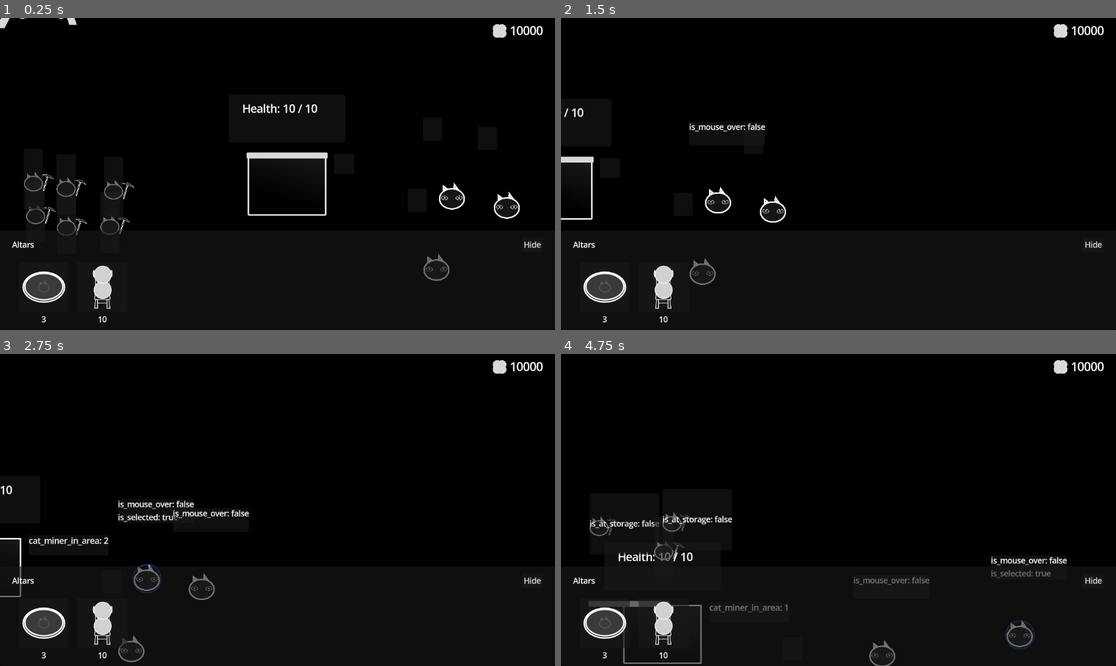
Above: before the commit, frames 1-4 (two rows, left to right).
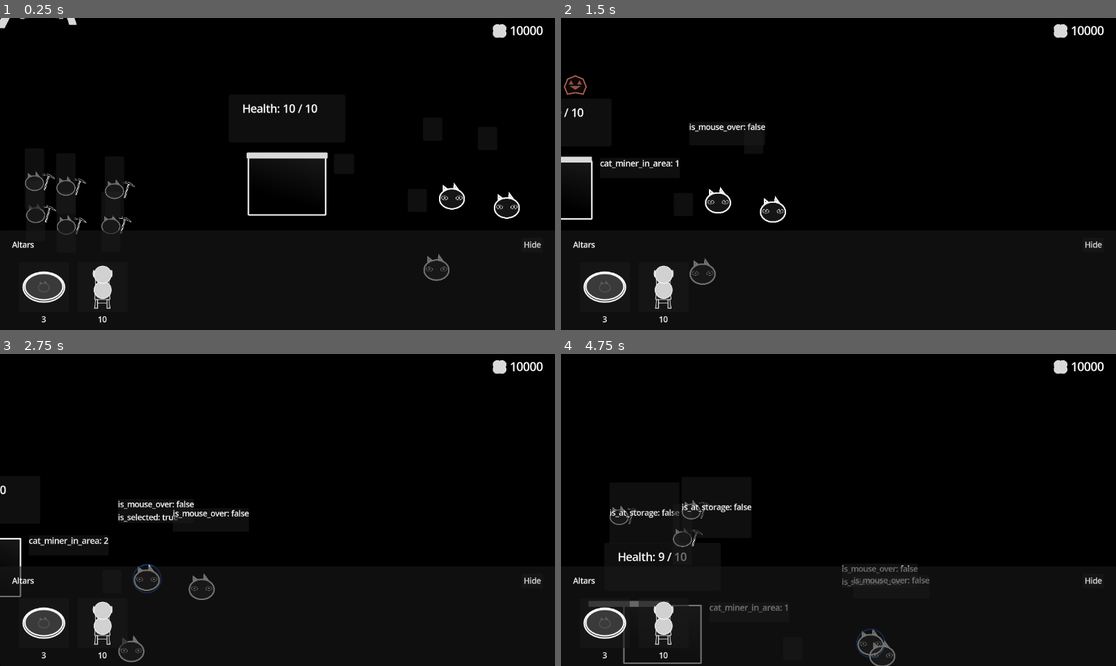
Above: after the commit, the same moments.

Repository: KANAjetzt/ld55-summoning
Game: Godot game, scene res://main.tscn
The game is run twice, just before and just after one commit, with the same random seed, the same clock (stepped at 60 frames per second) and the same inputs.
Inputs (mouse positions are in pixels of both pictures, inside the frame that each line leads up to):
- Up to frame 1 (0.25 s): no input
- Up to frame 2 (1.5 s): tap Enter (ui_accept) at 0.5, 0.77 s; move the mouse to (1010, 198) at 0.52 s; hold D (right) 0.53-1.28 s; tap W (top) at 0.6 s; click (1010, 198) at 0.67 s; move the mouse to (699, 292) at 1.27 s; hold A (left) from 1.28 s (still down); tap S (bottom) at 1.35 s; click (699, 292) at 1.42 s
- Up to frame 3 (2.75 s): tap Enter (ui_accept) at 1.52 s; tap W (top) at 1.55, 2.3 s; move the mouse to (438, 566) at 2.02 s; release A (left) at 2.03 s; hold D (right) from 2.03 s (still down); click (438, 566) at 2.1 s
- Up to frame 4 (4.75 s): move the mouse to (810, 572) at 2.77 s; tap W (top) at 2.85, 3.8, 4.55 s; click (810, 572) at 2.92 s; tap Enter (ui_accept) at 3.02, 3.77, 4.52 s; move the mouse to (1005, 556) at 3.52 s; release D (right) at 3.53 s; hold F 3.53-4.28 s; hold A (left) from 3.53 s (still down); move the mouse to (672, 463) at 4.27 s; tap Space at 4.35 s

The runs differ from the first frame. In frame 1, 0.6% of the frame differs, in the area x 4-25%, y 49-70%; in frame 2, 0.3%; in frame 3, less than 0.1%; in frame 4, 1.9%, in the area x 5-92%, y 46-98%.

Commit message:
feat: :sparkles: basic alians

Diff:
--- a/Aliens/alien.tscn
+++ /dev/null
@@ -1,9 +0,0 @@
-[gd_scene load_steps=2 format=3 uid="uid://bs4jl7gkqp7nx"]
-
-[ext_resource type="Texture2D" uid="uid://1i3vpi7ti8yc" path="res://Aliens/alien.png" id="1_pb080"]
-
-[node name="Alien" type="Node2D"]
-
-[node name="Sprite2D" type="Sprite2D" parent="."]
-scale = Vector2(0.5, 0.5)
-texture = ExtResource("1_pb080")
--- a/Altars/Chair/chair_data.tres
+++ b/Altars/Chair/chair_data.tres
@@ -3,7 +3,7 @@
 [ext_resource type="PackedScene" uid="uid://cal7tnnv6ymk7" path="res://Altars/Chair/chair.tscn" id="1_h2v51"]
 [ext_resource type="Script" path="res://Altars/_definitions/altar_data.gd" id="2_mgeja"]
 [ext_resource type="Texture2D" uid="uid://n3o6covmfveo" path="res://Altars/Chair/chair_icon.png" id="2_reaxa"]
-[ext_resource type="PackedScene" uid="uid://blici2djpfp25" path="res://Cats/cat_warrior.tscn" id="3_6u3xi"]
+[ext_resource type="PackedScene" uid="uid://blici2djpfp25" path="res://Entities/Cats/cat_warrior.tscn" id="3_6u3xi"]
 
 [resource]
 script = ExtResource("2_mgeja")
--- a/Altars/FoodBowl/food_bowl_data.tres
+++ b/Altars/FoodBowl/food_bowl_data.tres
@@ -3,7 +3,7 @@
 [ext_resource type="Script" path="res://Altars/_definitions/altar_data.gd" id="1_83e51"]
 [ext_resource type="PackedScene" uid="uid://75f6lvivf5wu" path="res://Altars/FoodBowl/bowl.tscn" id="1_kxkot"]
 [ext_resource type="Texture2D" uid="uid://qdrfd4ch8mqm" path="res://Altars/FoodBowl/bowl_icon.png" id="2_3f355"]
-[ext_resource type="PackedScene" uid="uid://bnjd3xnekunev" path="res://Cats/cat_miner.tscn" id="3_g70my"]
+[ext_resource type="PackedScene" uid="uid://bnjd3xnekunev" path="res://Entities/Cats/cat_miner.tscn" id="3_g70my"]
 
 [resource]
 script = ExtResource("1_83e51")
--- a/Buildings/mine.gd
+++ b/Buildings/mine.gd
@@ -14,12 +14,14 @@
 @onready var info_bar: UIInfoBar = %InfoBar
 @onready var entrance: Area2D = %Entrance
 @onready var entrance_shape: CollisionShape2D = %EntranceShape
+@onready var take_damage_zone: BuildingTakeDamageZone = %TakeDamageZone
 
 
 func _ready() -> void:
 	Global.add_mine(self)
 	info_bar.set_health(health_current, health_max)
 	info_bar.set_capacity(capacity_current, capacity_max)
+	take_damage_zone.building = self
 
 
 func _exit_tree() -> void:
--- a/Buildings/mine.tscn
+++ b/Buildings/mine.tscn
@@ -1,8 +1,9 @@
-[gd_scene load_steps=6 format=3 uid="uid://b4a73ga7o86ma"]
+[gd_scene load_steps=8 format=3 uid="uid://b4a73ga7o86ma"]
 
 [ext_resource type="Script" path="res://Buildings/mine.gd" id="1_5omvh"]
 [ext_resource type="Texture2D" uid="uid://ebtvmsxs333o" path="res://Buildings/mine.png" id="1_nqqe4"]
 [ext_resource type="PackedScene" uid="uid://cqf2t0k4fmlo2" path="res://Buildings/info_bar.tscn" id="3_oo2kx"]
+[ext_resource type="PackedScene" uid="uid://65keh6u0cb7e" path="res://Buildings/take_damage_zone.tscn" id="4_dflbt"]
 
 [sub_resource type="CapsuleShape2D" id="CapsuleShape2D_447gq"]
 radius = 80.0
@@ -10,6 +11,9 @@
 
 [sub_resource type="CircleShape2D" id="CircleShape2D_r4olf"]
 radius = 420.039
+
+[sub_resource type="CircleShape2D" id="CircleShape2D_bbodx"]
+radius = 140.727
 
 [node name="Mine" type="Node2D" groups=["mines"]]
 scale = Vector2(0.35, 0.35)
@@ -43,5 +47,15 @@
 [node name="CollisionShape2D" type="CollisionShape2D" parent="Awarnesse"]
 shape = SubResource("CircleShape2D_r4olf")
 
+[node name="TakeDamageZone" parent="." instance=ExtResource("4_dflbt")]
+unique_name_in_owner = true
+scale = Vector2(1, 1)
+
+[node name="CollisionShape2D" type="CollisionShape2D" parent="TakeDamageZone"]
+position = Vector2(28.5714, 2.85714)
+scale = Vector2(1, 1)
+shape = SubResource("CircleShape2D_bbodx")
+debug_color = Color(0.73757, 0.443148, 0.416458, 0.42)
+
 [connection signal="body_entered" from="Awarnesse" to="." method="_on_awarnesse_body_entered"]
 [connection signal="body_exited" from="Awarnesse" to="." method="_on_awarnesse_body_exited"]
--- a/Buildings/storage.gd
+++ b/Buildings/storage.gd
@@ -20,6 +20,7 @@
 @onready var animation_player: AnimationPlayer = %AnimationPlayer
 @onready var debug_panel: UIDebugPanel = %DebugPanel
 @onready var lid: Sprite2D = %Lid
+@onready var take_damage_zone: BuildingTakeDamageZone = %TakeDamageZone
 
 
 func _ready() -> void:
@@ -27,6 +28,7 @@
 
 	info_bar.set_health(health_current, health_max)
 	info_bar.hide_capacity()
+	take_damage_zone.building = self
 
 	debug_panel.add_label("")
 
--- a/Buildings/storage.tscn
+++ b/Buildings/storage.tscn
@@ -1,10 +1,11 @@
-[gd_scene load_steps=11 format=3 uid="uid://b6lwml3cddh7x"]
+[gd_scene load_steps=13 format=3 uid="uid://b6lwml3cddh7x"]
 
 [ext_resource type="Script" path="res://Buildings/storage.gd" id="1_ggwxb"]
 [ext_resource type="Texture2D" uid="uid://cwggwumpvkcvk" path="res://Buildings/storage_container.png" id="1_x56mw"]
 [ext_resource type="Texture2D" uid="uid://dnl5e5ggpig16" path="res://Buildings/storage_lid.png" id="2_h7avv"]
 [ext_resource type="PackedScene" uid="uid://cqf2t0k4fmlo2" path="res://Buildings/info_bar.tscn" id="2_waxv6"]
 [ext_resource type="PackedScene" uid="uid://ck7pp5vhb1ofp" path="res://Debug/debug_panel.tscn" id="5_p5tba"]
+[ext_resource type="PackedScene" uid="uid://65keh6u0cb7e" path="res://Buildings/take_damage_zone.tscn" id="6_muj3e"]
 
 [sub_resource type="RectangleShape2D" id="RectangleShape2D_f1w4a"]
 size = Vector2(485.714, 382.857)
@@ -48,6 +49,9 @@
 "RESET": SubResource("Animation_fe7vj"),
 "open": SubResource("Animation_sm5ob")
 }
+
+[sub_resource type="RectangleShape2D" id="RectangleShape2D_c7ne1"]
+size = Vector2(385.714, 268.572)
 
 [node name="Storage" type="StaticBody2D"]
 scale = Vector2(0.35, 0.35)
@@ -94,5 +98,17 @@
 "": SubResource("AnimationLibrary_1a5ss")
 }
 
+[node name="TakeDamageZone" parent="." instance=ExtResource("6_muj3e")]
+unique_name_in_owner = true
+scale = Vector2(1, 1)
+collision_layer = 2
+collision_mask = 5
+
+[node name="CollisionShape2D" type="CollisionShape2D" parent="TakeDamageZone"]
+position = Vector2(1.42857, -2.85714)
+scale = Vector2(0.999999, 0.999999)
+shape = SubResource("RectangleShape2D_c7ne1")
+debug_color = Color(0.759643, 0.41916, 0.464153, 0.42)
+
 [connection signal="body_entered" from="Awarnesse" to="." method="_on_awarnesse_body_entered"]
 [connection signal="body_exited" from="Awarnesse" to="." method="_on_awarnesse_body_exited"]
--- /dev/null
+++ b/Buildings/take_damage_zone.gd
@@ -0,0 +1,5 @@
+class_name BuildingTakeDamageZone
+extends Area2D
+
+
+@export var building: Building
--- /dev/null
+++ b/Buildings/take_damage_zone.tscn
@@ -0,0 +1,6 @@
+[gd_scene load_steps=2 format=3 uid="uid://65keh6u0cb7e"]
+
+[ext_resource type="Script" path="res://Buildings/take_damage_zone.gd" id="1_58tt6"]
+
+[node name="TakeDamageZone" type="Area2D"]
+script = ExtResource("1_58tt6")
--- /dev/null
+++ b/Entities/Aliens/alien.gd
@@ -0,0 +1,41 @@
+class_name Alien
+extends Entity
+
+
+var current_target: Building
+var damage_delt := false
+
+@onready var animation_player: AnimationPlayer = %AnimationPlayer
+
+
+func _ready() -> void:
+	attack()
+
+
+func _process(delta: float) -> void:
+	if current_target:
+		move_towards_next_building(delta)
+
+
+func despawn() -> void:
+	animation_player.play_backwards("spawn")
+
+
+func attack() -> void:
+	current_target = Utils.get_closest_building(global_position)
+
+
+func move_towards_next_building(delta: float) -> void:
+	var direction := global_position.direction_to(current_target.global_position)
+	global_position = global_position + direction * speed * speed_multiplier * delta
+
+
+func _on_collider_buildings_area_entered(area: Area2D) -> void:
+	var take_damage_zone: BuildingTakeDamageZone = null
+	if area is BuildingTakeDamageZone:
+		take_damage_zone = area
+
+		if not damage_delt:
+			take_damage_zone.building.take_damage(1)
+			damage_delt = true
+			despawn()
--- /dev/null
+++ b/Entities/Aliens/alien.tscn
@@ -0,0 +1,82 @@
+[gd_scene load_steps=8 format=3 uid="uid://bs4jl7gkqp7nx"]
+
+[ext_resource type="Script" path="res://Entities/Aliens/alien.gd" id="1_ccsbg"]
+[ext_resource type="Texture2D" uid="uid://1i3vpi7ti8yc" path="res://Entities/Aliens/alien.png" id="1_pb080"]
+
+[sub_resource type="CapsuleShape2D" id="CapsuleShape2D_154dv"]
+radius = 14.0
+height = 28.0
+
+[sub_resource type="CircleShape2D" id="CircleShape2D_ltrsd"]
+radius = 15.0333
+
+[sub_resource type="Animation" id="Animation_xlmhs"]
+resource_name = "spawn"
+length = 0.3
+step = 0.01
+tracks/0/type = "value"
+tracks/0/imported = false
+tracks/0/enabled = true
+tracks/0/path = NodePath(".:modulate")
+tracks/0/interp = 1
+tracks/0/loop_wrap = true
+tracks/0/keys = {
+"times": PackedFloat32Array(0, 0.3),
+"transitions": PackedFloat32Array(1, 1),
+"update": 0,
+"values": [Color(1, 1, 1, 0), Color(1, 1, 1, 1)]
+}
+
+[sub_resource type="Animation" id="Animation_argc6"]
+length = 0.001
+tracks/0/type = "value"
+tracks/0/imported = false
+tracks/0/enabled = true
+tracks/0/path = NodePath(".:modulate")
+tracks/0/interp = 1
+tracks/0/loop_wrap = true
+tracks/0/keys = {
+"times": PackedFloat32Array(0),
+"transitions": PackedFloat32Array(1),
+"update": 0,
+"values": [Color(1, 1, 1, 1)]
+}
+
+[sub_resource type="AnimationLibrary" id="AnimationLibrary_478nb"]
+_data = {
+"RESET": SubResource("Animation_argc6"),
+"spawn": SubResource("Animation_xlmhs")
+}
+
+[node name="Alien" type="AnimatableBody2D"]
+collision_layer = 4
+collision_mask = 6
+script = ExtResource("1_ccsbg")
+speed_multiplier = 5.0
+
+[node name="Sprite2D" type="Sprite2D" parent="."]
+modulate = Color(0.662745, 0.376471, 0.333333, 1)
+scale = Vector2(0.2, 0.2)
+texture = ExtResource("1_pb080")
+
+[node name="CollisionShape2D" type="CollisionShape2D" parent="."]
+shape = SubResource("CapsuleShape2D_154dv")
+debug_color = Color(0, 0.6, 0.701961, 0.0666667)
+
+[node name="ColliderBuildings" type="Area2D" parent="."]
+unique_name_in_owner = true
+collision_layer = 4
+collision_mask = 2
+
+[node name="CollisionShape2D" type="CollisionShape2D" parent="ColliderBuildings"]
+shape = SubResource("CircleShape2D_ltrsd")
+debug_color = Color(0.809445, 0.321821, 0.66239, 0.42)
+
+[node name="AnimationPlayer" type="AnimationPlayer" parent="."]
+unique_name_in_owner = true
+libraries = {
+"": SubResource("AnimationLibrary_478nb")
+}
+autoplay = "spawn"
+
+[connection signal="area_entered" from="ColliderBuildings" to="." method="_on_collider_buildings_area_entered"]
--- a/Cats/cat.gd
+++ b/Entities/Cats/cat.gd
@@ -1,9 +1,6 @@
 class_name Cat
-extends AnimatableBody2D
+extends Entity
 
-
-@export var speed := 100
-@export_range(0.0, 10.0, 0.01) var speed_multiplier := 1.0
 
 var just_exited_area := false:
 	set(new_value):
--- a/Cats/cat.tscn
+++ b/Entities/Cats/cat.tscn
@@ -1,7 +1,7 @@
 [gd_scene load_steps=4 format=3 uid="uid://b0fveacr07rl2"]
 
-[ext_resource type="Script" path="res://Cats/cat.gd" id="1_tj1yb"]
-[ext_resource type="Texture2D" uid="uid://bklus503n8onc" path="res://Cats/cat.png" id="2_6clg7"]
+[ext_resource type="Script" path="res://Entities/Cats/cat.gd" id="1_tj1yb"]
+[ext_resource type="Texture2D" uid="uid://bklus503n8onc" path="res://Entities/Cats/cat.png" id="2_6clg7"]
 
 [sub_resource type="CapsuleShape2D" id="CapsuleShape2D_yid3q"]
 radius = 24.0
--- a/Cats/cat_miner.tscn
+++ b/Entities/Cats/cat_miner.tscn
@@ -1,8 +1,8 @@
 [gd_scene load_steps=6 format=3 uid="uid://bnjd3xnekunev"]
 
-[ext_resource type="PackedScene" uid="uid://b0fveacr07rl2" path="res://Cats/cat.tscn" id="1_14mmn"]
-[ext_resource type="Script" path="res://Cats/cat_miner.gd" id="2_c8ny4"]
-[ext_resource type="Texture2D" uid="uid://da7tbrggx5xsi" path="res://Cats/pickax.png" id="2_i88cg"]
+[ext_resource type="PackedScene" uid="uid://b0fveacr07rl2" path="res://Entities/Cats/cat.tscn" id="1_14mmn"]
+[ext_resource type="Script" path="res://Entities/Cats/cat_miner.gd" id="2_c8ny4"]
+[ext_resource type="Texture2D" uid="uid://da7tbrggx5xsi" path="res://Entities/Cats/pickax.png" id="2_i88cg"]
 [ext_resource type="PackedScene" uid="uid://ck7pp5vhb1ofp" path="res://Debug/debug_panel.tscn" id="4_v7tq4"]
 
 [sub_resource type="AnimationLibrary" id="AnimationLibrary_jh4mq"]
@@ -10,6 +10,7 @@
 [node name="CatMiner" instance=ExtResource("1_14mmn")]
 collision_mask = 2
 script = ExtResource("2_c8ny4")
+speed_multiplier = 1.1
 
 [node name="Sprite2D2" type="Sprite2D" parent="." index="1"]
 position = Vector2(26, 2)
--- a/Cats/cat_warrior.tscn
+++ b/Entities/Cats/cat_warrior.tscn
@@ -1,8 +1,8 @@
 [gd_scene load_steps=11 format=3 uid="uid://blici2djpfp25"]
 
-[ext_resource type="PackedScene" uid="uid://b0fveacr07rl2" path="res://Cats/cat.tscn" id="1_4rnpj"]
-[ext_resource type="Texture2D" uid="uid://dsvtodi8n6lt0" path="res://Cats/laser.png" id="2_bje7h"]
-[ext_resource type="Script" path="res://Cats/cat_warrior.gd" id="2_xyop7"]
+[ext_resource type="PackedScene" uid="uid://b0fveacr07rl2" path="res://Entities/Cats/cat.tscn" id="1_4rnpj"]
+[ext_resource type="Texture2D" uid="uid://dsvtodi8n6lt0" path="res://Entities/Cats/laser.png" id="2_bje7h"]
+[ext_resource type="Script" path="res://Entities/Cats/cat_warrior.gd" id="2_xyop7"]
 [ext_resource type="PackedScene" uid="uid://ck7pp5vhb1ofp" path="res://Debug/debug_panel.tscn" id="4_gbs6n"]
 
 [sub_resource type="Animation" id="Animation_4785f"]
@@ -59,7 +59,6 @@
 
 [node name="CatWarrior" instance=ExtResource("1_4rnpj")]
 script = ExtResource("2_xyop7")
-speed = 1000
 speed_multiplier = 0.8
 
 [node name="Sprite2D" parent="." index="0"]
--- /dev/null
+++ b/Entities/entity.gd
@@ -0,0 +1,6 @@
+class_name Entity
+extends AnimatableBody2D
+
+
+@export var speed := 100
+@export_range(0.0, 10.0, 0.01) var speed_multiplier := 1.0
--- a/Singletons/utils.gd
+++ b/Singletons/utils.gd
@@ -1,19 +1,28 @@
 extends Node
 
 
-func get_closest_node2D(from: Node2D, nodes_to_check: Array) -> Node2D:
+func get_closest_node2D(from: Vector2, nodes_to_check: Array[Node2D]) -> Node2D:
 	var closest_node: Node2D = null
 	var closest_distance_squared: float = INF
 
 	for node in nodes_to_check:
 		if node is Node2D:
-			var distance_squared = from.global_position.distance_squared_to(node.global_position)
+			var distance_squared = from.distance_squared_to(node.global_position)
 
 			if distance_squared < closest_distance_squared:
 				closest_distance_squared = distance_squared
 				closest_node = node
 
 	return closest_node
+
+
+func get_closest_building(from: Vector2) -> Building:
+	var all_buildings: Array[Node2D]
+
+	all_buildings.assign(Global.mines)
+	all_buildings.push_back(Global.storage)
+
+	return get_closest_node2D(from, all_buildings) as Building
 
 
 func get_closest_mine_from_storage_with_space() -> BuildingMine:
--- a/main.tscn
+++ b/main.tscn
@@ -1,16 +1,17 @@
-[gd_scene load_steps=16 format=3 uid="uid://b0qt8n6gbxlat"]
+[gd_scene load_steps=17 format=3 uid="uid://b0qt8n6gbxlat"]
 
 [ext_resource type="Script" path="res://main.gd" id="1_nu5bv"]
-[ext_resource type="PackedScene" uid="uid://bnjd3xnekunev" path="res://Cats/cat_miner.tscn" id="2_ma2mg"]
+[ext_resource type="PackedScene" uid="uid://bnjd3xnekunev" path="res://Entities/Cats/cat_miner.tscn" id="2_ma2mg"]
 [ext_resource type="PackedScene" uid="uid://b6lwml3cddh7x" path="res://Buildings/storage.tscn" id="2_pq0lw"]
 [ext_resource type="PackedScene" uid="uid://b4a73ga7o86ma" path="res://Buildings/mine.tscn" id="3_uhm5x"]
-[ext_resource type="PackedScene" uid="uid://blici2djpfp25" path="res://Cats/cat_warrior.tscn" id="5_moay2"]
+[ext_resource type="PackedScene" uid="uid://blici2djpfp25" path="res://Entities/Cats/cat_warrior.tscn" id="5_moay2"]
 [ext_resource type="PackedScene" uid="uid://dpjedk5o7w8rk" path="res://UI/shop.tscn" id="5_qrleq"]
 [ext_resource type="PackedScene" uid="uid://dudgniskyxns2" path="res://UI/dry_food_counter.tscn" id="5_tmh1l"]
 [ext_resource type="Script" path="res://addons/phantom_camera/scripts/phantom_camera_host/phantom_camera_host.gd" id="7_ive38"]
 [ext_resource type="Script" path="res://camera_target.gd" id="7_y0ugt"]
 [ext_resource type="Script" path="res://addons/phantom_camera/scripts/phantom_camera/phantom_camera_2D.gd" id="8_gjqs2"]
 [ext_resource type="Script" path="res://altar_preview.gd" id="11_dympo"]
+[ext_resource type="PackedScene" uid="uid://bs4jl7gkqp7nx" path="res://Entities/Aliens/alien.tscn" id="12_q7u5x"]
 
 [sub_resource type="StyleBoxEmpty" id="StyleBoxEmpty_gxcq8"]
 
@@ -83,12 +84,18 @@
 
 [node name="CatWarrior" parent="Cats" instance=ExtResource("5_moay2")]
 position = Vector2(927, 364)
+speed = 100
+speed_multiplier = 1.0
 
 [node name="CatWarrior2" parent="Cats" instance=ExtResource("5_moay2")]
 position = Vector2(895, 512)
+speed = 100
+speed_multiplier = 1.0
 
 [node name="CatWarrior3" parent="Cats" instance=ExtResource("5_moay2")]
 position = Vector2(1041, 383)
+speed = 100
+speed_multiplier = 1.0
 
 [node name="Altars" type="Node" parent="."]
 unique_name_in_owner = true
@@ -169,4 +176,7 @@
 [node name="WorldEnvironment" type="WorldEnvironment" parent="."]
 environment = SubResource("Environment_ebfxl")
 
+[node name="Alien" parent="." instance=ExtResource("12_q7u5x")]
+position = Vector2(706, -235)
+
 [connection signal="altar_bought" from="CanvasLayer/Shop" to="." method="_on_shop_altar_bought"]
Renamed: Aliens/alien.png -> Entities/Aliens/alien.png
Not shown, changed: Entities/Aliens/alien.png.import
Renamed: Cats/cat.png -> Entities/Cats/cat.png
Not shown, changed: Entities/Cats/cat.png.import
Renamed: Cats/cat_miner.gd -> Entities/Cats/cat_miner.gd
Renamed: Cats/cat_warrior.gd -> Entities/Cats/cat_warrior.gd
Renamed: Cats/laser.png -> Entities/Cats/laser.png
Not shown, changed: Entities/Cats/laser.png.import
Renamed: Cats/pickax.png -> Entities/Cats/pickax.png
Not shown, changed: Entities/Cats/pickax.png.import
